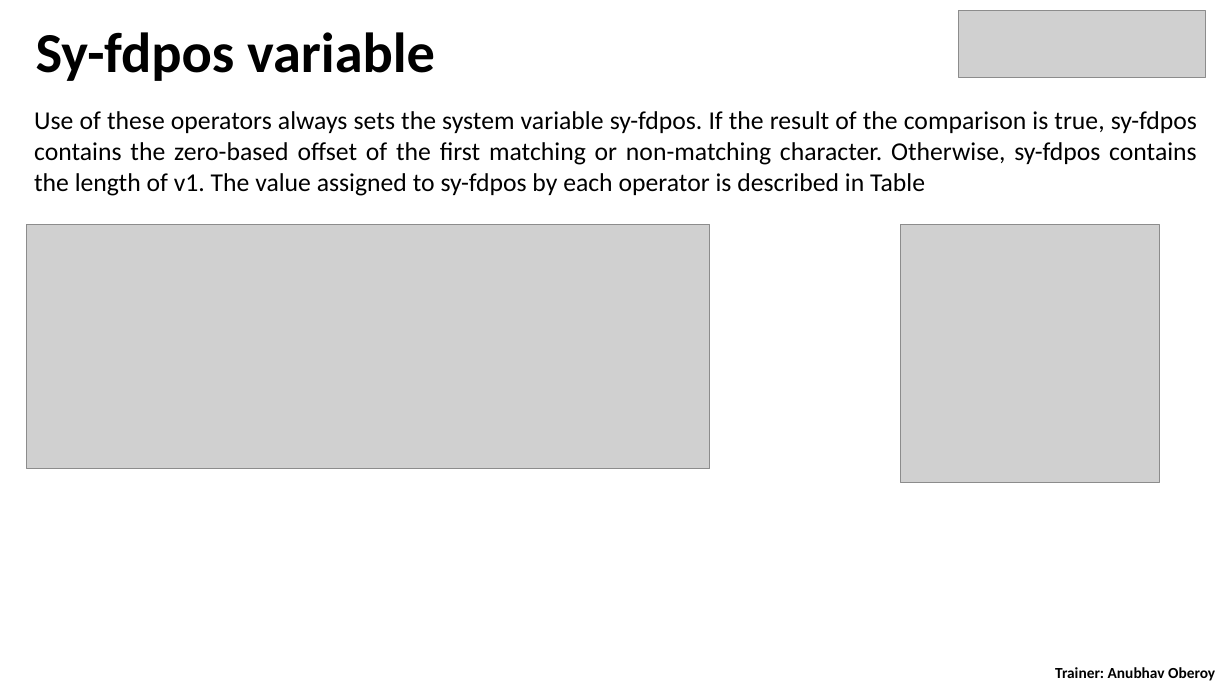
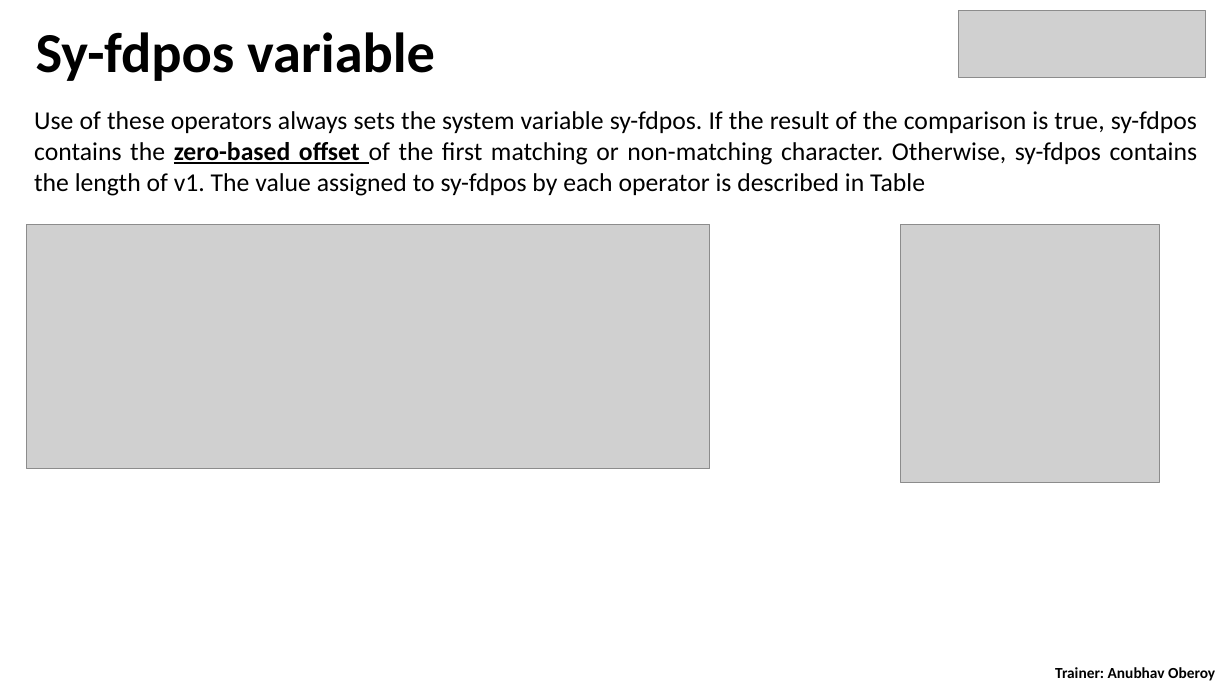
Before and after one commit to Grayser93/S4D400_Introduction_to_ABAP_on_S4HANA, a slide deck: slide 28 of day 2/S4D400 - Day 2.pptx. Drawn at 1232x693 pixels with LibreOffice and Linux fonts; fonts in the diff are those of the drawing; grey boxes stand for pictures. Boxes give left, top, right and bottom in pixels: in the first picture for what was removed or moved away, otherwise in the second. Text is boxed around its words. In the diff, an @@ line names an element or a change of style, - is before the commit and + after.

```diff
--- a/day 2/S4D400 - Day 2.pptx
+++ b/day 2/S4D400 - Day 2.pptx
@@ text "Use of these operators always ..." at (34,111,1198,196): bold on, underline on in "zero-based offset" @@
```
Also in this commit, not shown: 2 other files.
